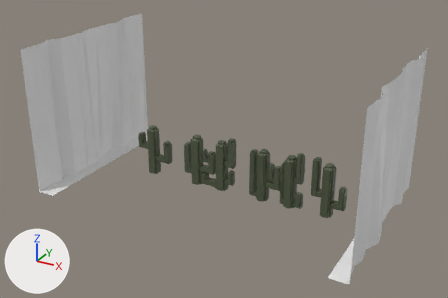
Before and after pictures for a commit that changed the Blender file Assets/Models/Obstacles.blend.
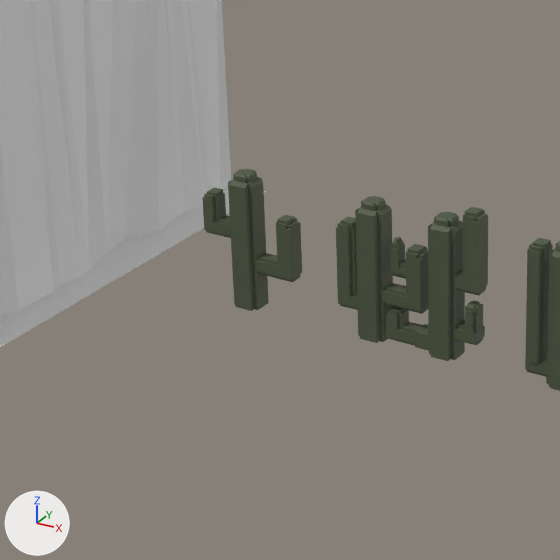
Each version is shown whole from a camera (50 mm lens) standing at (22.56, -31.26, 18.43) and looking at (5.48, -0.2, 2.91), then close up on the part from 15% to 58% of the width and 23% to 87% of the height. Every picture has the same lights, and +X, +Y and +Z are marked at lower left.

The first close-up shows 'Cactus', 'Cactus 2', 'Cactus 3', 'Wall'.
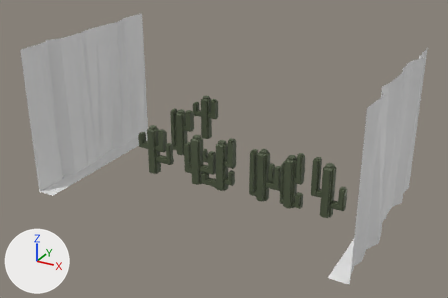
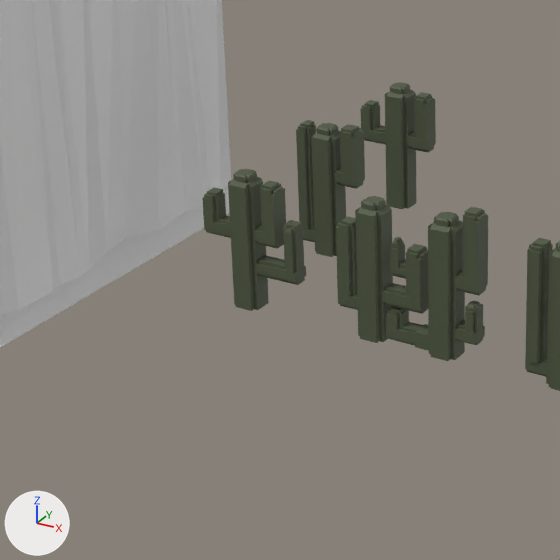
Boxes (x1, y1, x2, y2) around the edits, measured in the close-ups (560 x 560 px):
'Cactus', reshaped
    before: (202, 169, 302, 311)
    after: (202, 169, 306, 311)
'Cactus.001', added (green)
    after: (296, 120, 365, 257)
'Cactus.002', added (green)
    after: (361, 82, 436, 209)
part 1 of me_cactus, built on
    before: (252, 182, 302, 281)
    after: (252, 180, 306, 282)

The change in detail:
me_cactus is used by ob_cactus; location (0.0, 0.0, 0.0); scale (0.5, 0.5, 0.5).
me_cactus had 364 vertices, 362 faces and spanned x -2.15..2.6, y -0.66..0.66, z 0.0..6.63.
me_cactus now has 532 vertices, 530 faces and spans x -2.15..2.84, y -0.66..0.66, z 0.0..6.63.
Part 1, on me_cactus:
52 faces are deleted.
60 vertices in x 1.79..2.6, y -0.48..0.48, z 2.53..4.79 move by (-0.78, 0.0, 1.52).
8 vertices in x 0.66, y -0.44..0.44, z 1.83..2.64 move by (0.0, 0.0, 1.52).
30 vertices move from x 0.66..2.6, y -0.48..0.48, z 1.82..2.53 to x 0.66..2.84, y -0.44..0.44, z 1.72..2.37.
39 vertices are added at x -0.44..2.8, y -0.48..0.48, z 1.74..4.61.
14 new vertices lie (0.0, 0.0, -0.82) away from vertices in x -0.66..0.44, y -0.66..0.66, z 3.3.
14 new vertices lie (0.0, 0.0, -0.14) away from vertices in x -0.66..0.44, y -0.66..0.66, z 2.48.
14 new vertices lie (0.0, 0.0, -0.45) away from vertices in x -0.66..0.44, y -0.66..0.66, z 2.34.
14 new vertices lie (0.0, 0.0, 1.69) away from vertices in x -0.66..0.44, y -0.66..0.66, z 0.0.
8 new vertices lie (0.0, 0.0, -0.53) away from vertices in x 1.88..2.6, y -0.48..0.48, z 2.53.
8 new vertices lie (0.0, 0.0, 0.46) away from vertices in x 1.88..2.6, y -0.48..0.48, z 2.0.
7 new vertices lie (0.0, 0.15, 0.0) away from vertices in x 0.66..2.7, y -0.48..0.29, z 1.83..2.53.
7 new vertices lie (0.0, -0.15, 0.0) away from vertices in x 0.66..2.7, y -0.29..0.48, z 1.83..2.53.
8 new vertices lie (0.0, 0.0, 0.15) away from vertices in x 2.17..2.84, y -0.29..0.29, z 2.37.
8 new vertices lie (0.0, 0.0, 1.94) away from vertices in x 2.17..2.84, y -0.29..0.29, z 2.52.
8 new vertices lie (0.0, 0.0, 1.95) away from vertices in x 2.01..2.7, y -0.48..0.48, z 2.37..2.53.
8 new vertices lie (0.0, 0.0, -0.15) away from vertices in x -0.44..0.66, y -0.44..0.44, z 2.52..2.55.
5 new vertices lie (0.0, 0.0, -0.18) away from vertices in x 1.1..1.82, y -0.32..0.32, z 3.52.
6 new vertices lie (0.31, 0.0, 0.0) away from vertices in x 2.37, y -0.38..0.38, z 4.49..4.61.
220 new faces join them.
Mesh me_cactus_002 is new.
It has 364 vertices, 362 faces and spans x -2.15..1.82, y -0.66..0.66, z 0.0..6.63.
It uses material mat_cactus (dark green #4f5841).
Mesh me_cactus_001 is new.
It has 386 vertices, 384 faces and spans x -1.53..1.78, y -0.66..0.81, z 0.0..6.77.
It uses material mat_cactus (dark green #4f5841).
Object 'Cactus.002' (ob_cactus_002) is new; it shows me_cactus_002.
Its location is (0.0, 6.97, 0.0).
Its scale is (0.5, 0.5, 0.5).
Object 'Cactus.001' (ob_cactus_001) is new; it shows me_cactus_001.
Its location is (0.0, 3.48, 0.0).
Its scale is (0.5, 0.5, 0.5).
